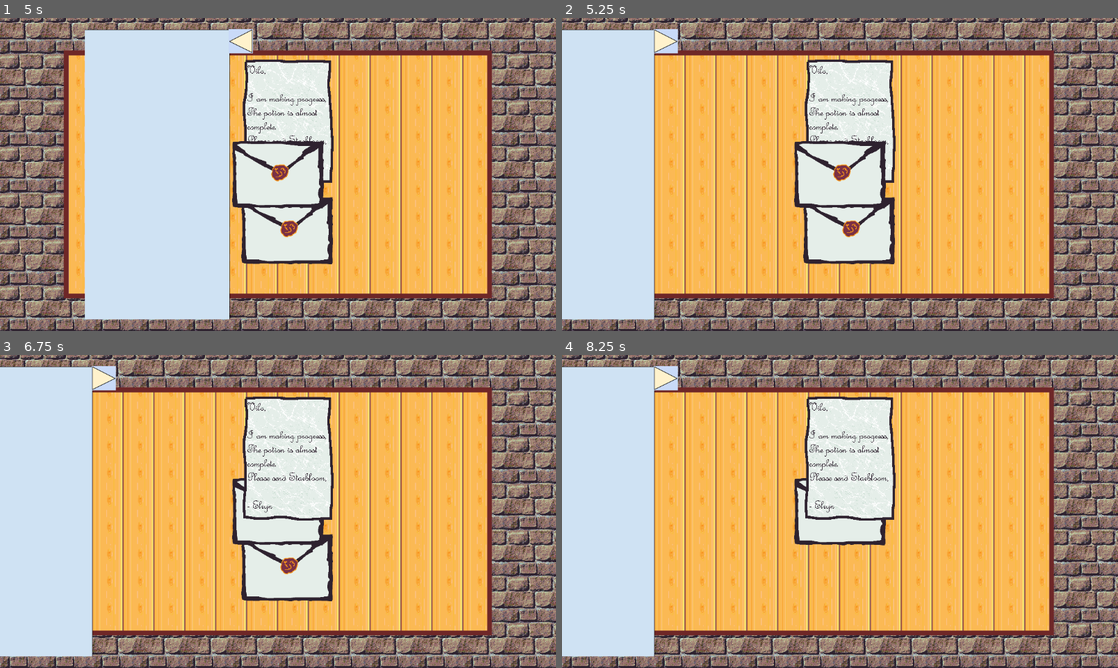
Above: before the commit, frames 1-4 (two rows, left to right).
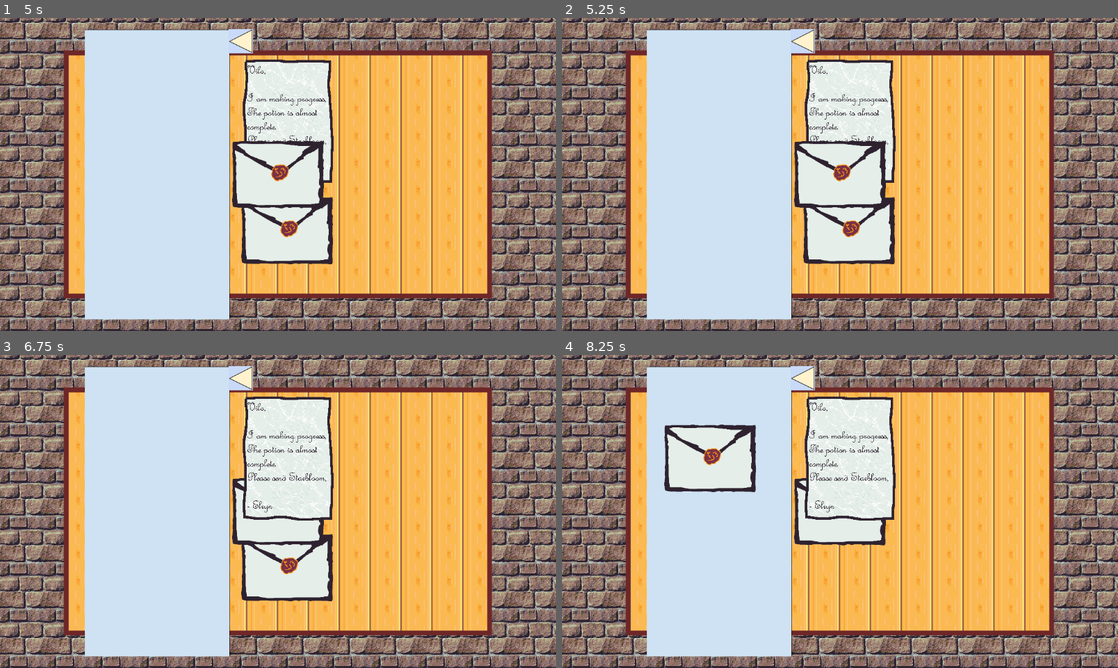
Above: after the commit, the same moments.

Repository: diegofdz333/the-alchemist
Game: Godot game, scene res://scenes/Main.tscn
Two runs of this game, one before a commit and one after it. Both use one fixed random seed, a clock stepped at 60 frames per second and the inputs below.
Inputs (mouse positions are in pixels of both pictures, inside the frame that each line leads up to):
- Up to frame 1 (5 s): click (105, 39) at 0.5 s; click (166, 183) at 1.27 s; click (239, 39) at 2 s; click (27, 183) at 2.77 s; click (105, 39) at 3.5 s; click (166, 183) at 4.27 s
- Up to frame 2 (5.25 s): tap Enter at 5 s; move the mouse to (962, 158) at 5.02 s; click (962, 158) at 5.17 s
- Up to frame 3 (6.75 s): tap Space at 5.75 s; drag from (166, 527) to (22, 511) at 5.77 s; tap Enter at 6.5 s; move the mouse to (333, 442) at 6.52 s; click (333, 442) at 6.67 s
- Up to frame 4 (8.25 s): tap Space at 7.25 s; drag from (812, 574) to (673, 464) at 7.27 s; tap Enter at 8 s; move the mouse to (1006, 558) at 8.02 s; click (1006, 558) at 8.17 s

Frame 1 is identical in both runs. In frame 2, 37% of the frame differs, in the area x 0-46%, y 3-97%; in frame 3, 37%; in frame 4, 37%.

Commit message:
Refactored some code from Document scene into DocumentMenu scene

Diff:
--- a/scenes/DocumentMenu.tscn
+++ b/scenes/DocumentMenu.tscn
@@ -27,4 +27,9 @@
 texture_pressed = ExtResource("3_ir5hi")
 texture_hover = ExtResource("5_j41kt")
 
+[node name="OrganizeButton" type="TextureButton" parent="."]
+offset_right = 40.0
+offset_bottom = 40.0
+
 [connection signal="pressed" from="ExpandButton" to="." method="_on_expand_button_pressed"]
+[connection signal="pressed" from="OrganizeButton" to="." method="_on_organize_button_pressed"]
--- a/scenes/Main.tscn
+++ b/scenes/Main.tscn
@@ -36,4 +36,5 @@
 [node name="DocumentMenu" parent="." instance=ExtResource("6_lgqyx")]
 position = Vector2(-650, 0)
 
+[connection signal="moved" from="Documents" to="DocumentMenu" method="_on_documents_moved"]
 [connection signal="expand_button_pressed" from="DocumentMenu" to="." method="_on_document_menu_expand_button_pressed"]
--- a/scripts/document.gd
+++ b/scripts/document.gd
@@ -12,23 +12,7 @@
 
 # Called every frame. 'delta' is the elapsed time since the previous frame.
 func _process(delta):
-	if in_menu and not $"../../DocumentMenu".expanded:
-		hide()
-		set_process_input(false)
-		is_dragging = false
-	else:
-		show()
-		set_process_input(true)
-
-	if is_dragging and $"../../DocumentMenu".expanded:
-		verify_in_menu()
-
-
-func verify_in_menu():
-	var right = $"../../DocumentMenu".expanded_pos.x + $"../../DocumentMenu".width / 2
-	var top = $"../../DocumentMenu".expanded_pos.y + $"../../DocumentMenu".height / 2
-	var bottom = $"../../DocumentMenu".expanded_pos.y - $"../../DocumentMenu".height / 2
-	in_menu = position.x < right and position.y < top and position.y > bottom
+	pass
 
 
 func process_dragging(delta):
--- a/scripts/document_menu.gd
+++ b/scripts/document_menu.gd
@@ -2,7 +2,9 @@
 
 signal expand_button_pressed()
 
-const menu_z = 50
+const DOCUMENT_MENU_Z: int = 50
+const ROWS: int = 5
+const COLS: int = 2
 
 var retracted_pos: Vector2 = Vector2.ZERO
 var expanded_pos: Vector2 = Vector2.ZERO
@@ -10,7 +12,7 @@
 var height: int = 0
 var expanded: bool = false
 
-var documents: Array = []
+var documents: Dictionary = {}
 
 # Called when the node enters the scene tree for the first time.
 func _ready():
@@ -21,7 +23,7 @@
 	retracted_pos = Vector2(-viewport_width / 2 - width / 2 + peek, 0)
 	expanded_pos = retracted_pos + Vector2(width - peek, 0)
 	position = retracted_pos
-	z_index = menu_z
+	z_index = DOCUMENT_MENU_Z
 
 
 # Called every frame. 'delta' is the elapsed time since the previous frame.
@@ -29,7 +31,37 @@
 	pass
 
 
+func in_menu(pos):
+	var right = expanded_pos.x + width / 2
+	var top = expanded_pos.y + height / 2
+	var bottom = expanded_pos.y - height / 2
+	return pos.x < right and pos.y < top and pos.y > bottom
+
+
+func update_documents():
+	for doc in documents:
+		if expanded:
+			doc.show()
+			doc.set_process_input(true)
+		else:
+			doc.hide()
+			doc.set_process_input(false)
+
+
+func _on_documents_moved(doc):
+	doc.in_menu = in_menu(doc.position)
+	if doc in documents and not doc.in_menu:
+		documents.erase(doc)
+	elif doc not in documents and doc.in_menu:
+		documents[doc] = null
+
+
 func _on_expand_button_pressed():
 	expand_button_pressed.emit()
 	$ExpandButton.flip_h = not $ExpandButton.flip_h
 	expanded = not expanded
+	update_documents()
+
+
+func _on_organize_button_pressed():
+	pass # Replace with function body.
--- a/scripts/documents_handler.gd
+++ b/scripts/documents_handler.gd
@@ -1,6 +1,9 @@
 extends Node
 
+signal moved(doc)
+
 const DOCUMENT_Z = 0; # Lowest document z value
+const DOCUMENT_MENU_Z = 50; # Document menu z value
 
 var document_ordering: Array = [];
 
@@ -19,6 +22,7 @@
 		var doc = document_ordering[i];
 		if doc.process_dragging(delta):
 			# Document is being dragged
+			moved.emit(doc)
 			document_ordering.pop_at(i);
 			document_ordering.push_front(doc);
 			refresh_z_indeces();
@@ -34,4 +38,4 @@
 		var doc: Sprite2D = document_ordering[i];
 		doc.z_index = DOCUMENT_Z + max_z - i - 1;
 		if doc.in_menu or (i == 0 and doc.is_dragging):
-			doc.z_index += $"../DocumentMenu".menu_z
+			doc.z_index += DOCUMENT_MENU_Z
--- a/scripts/main.gd
+++ b/scripts/main.gd
@@ -12,6 +12,6 @@
 
 func _on_document_menu_expand_button_pressed():
 	if $DocumentMenu.expanded:
-		$DocumentMenu.position = $DocumentMenu.retracted_pos;
+		$DocumentMenu.position = $DocumentMenu.retracted_pos
 	else:
-		$DocumentMenu.position = $DocumentMenu.expanded_pos;
+		$DocumentMenu.position = $DocumentMenu.expanded_pos
